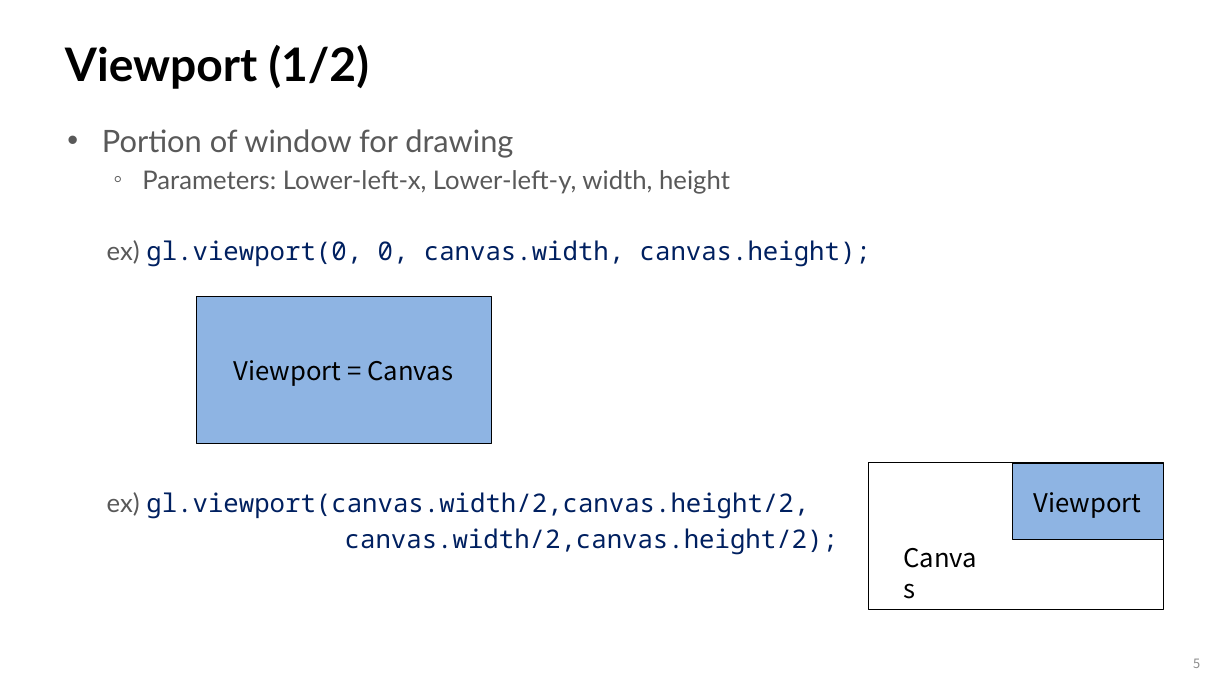
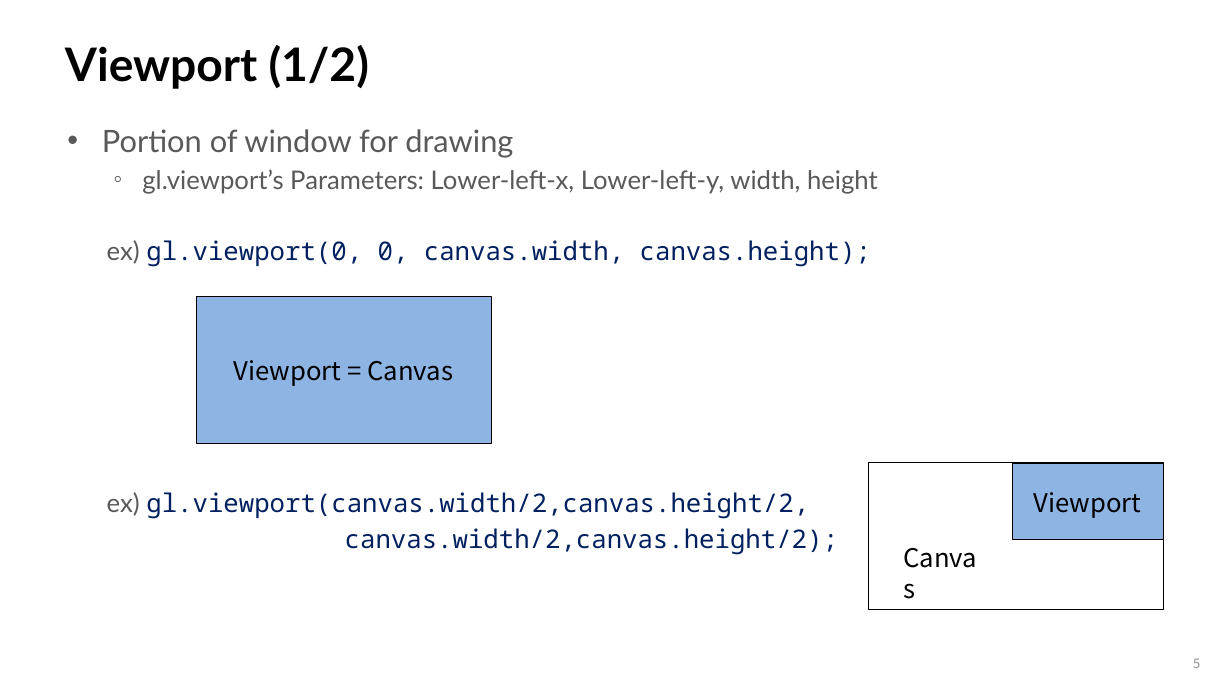
Before and after one commit to nieRmocha/-WebGLDist, a slide deck: slide 5 of Notes/01_3_FirstProgram.pptx. Drawn at 1232x693 pixels with LibreOffice and Linux fonts; fonts in the diff are those of the drawing. Boxes give left, top, right and bottom in pixels: in the first picture for what was removed or moved away, otherwise in the second. Text is boxed around its words. In the diff, an @@ line names an element or a change of style, - is before the commit and + after.

```diff
--- a/Notes/01_3_FirstProgram.pptx
+++ b/Notes/01_3_FirstProgram.pptx
@@ text at [142,169,878,194]: text changed @@
-  ◦ Parameters: Lower-left-x, Lower-left-y, width, height
+  ◦ gl.viewport’s Parameters: Lower-left-x, Lower-left-y, width, height
```
Also in this commit, not shown: 1 other slide changed, 3 other files.
